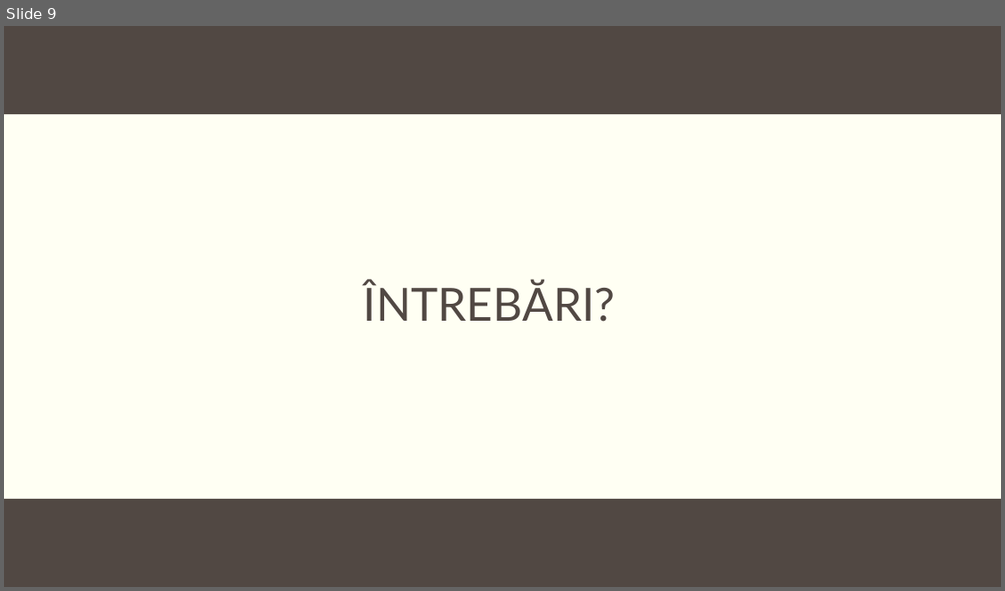
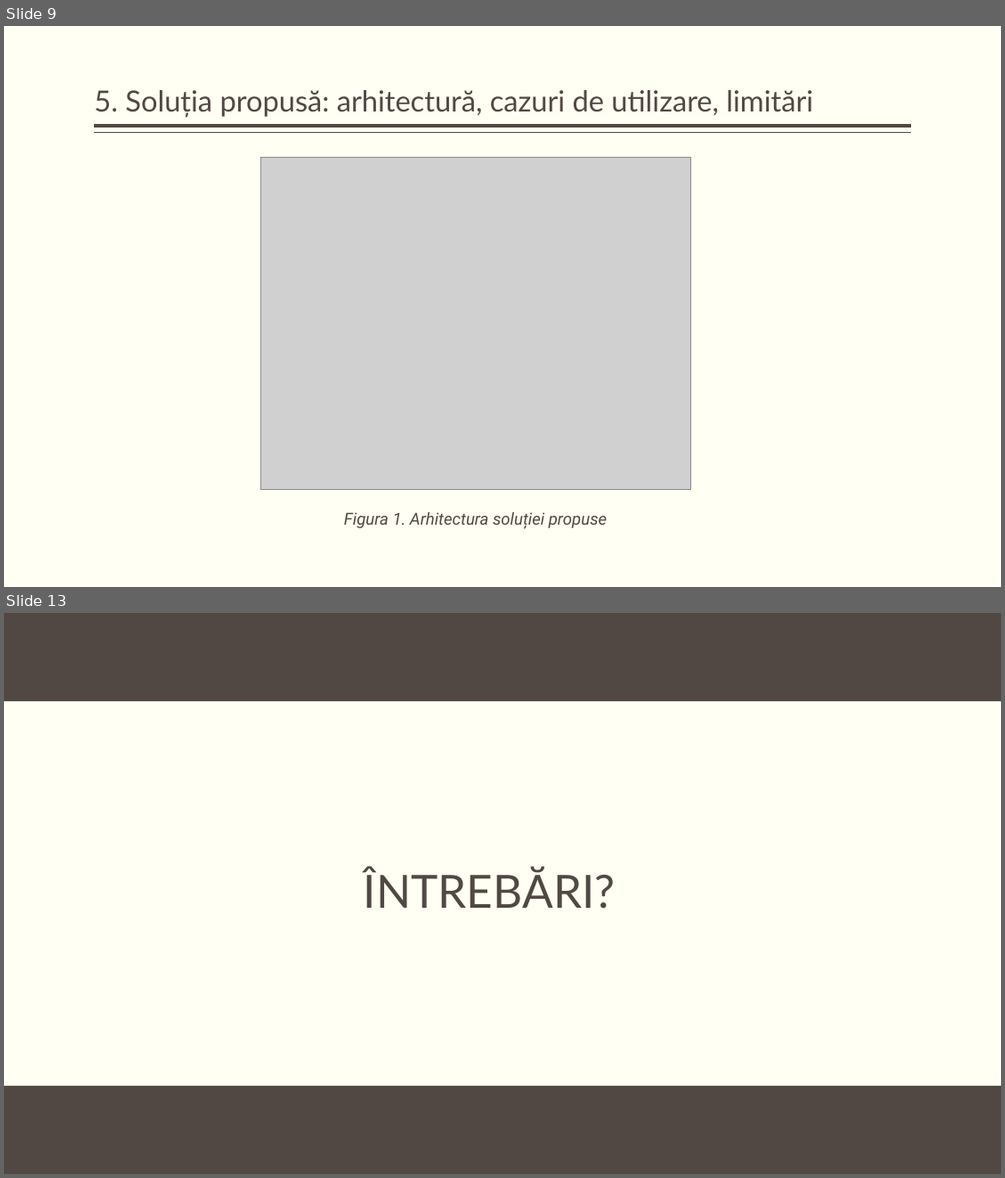
Before and after one commit to KaynRO/Proiect-Licenta, a slide deck: docs/Embedded Devices Malware Detection, Prevention & Centralization.pptx. Shown one above the other, each under a label of ours: slide 9 before the commit, slides 9 and 13 after it; the slides between them are not shown. The pictures are 1005x591 and 1005x1178 pixels, drawn with LibreOffice and Linux fonts; fonts in the diff are those of the drawing; grey boxes stand for pictures; background and template pictures are left out. Boxes give left, top, right and bottom in pixels: in the first picture for what was removed or moved away, otherwise in the second. Text is boxed around its words. In the diff, an @@ line names an element or a change of style, - is before the commit and + after.

```diff
--- a/docs/Embedded Devices Malware Detection, Prevention & Centralization.pptx
+++ b/docs/Embedded Devices Malware Detection, Prevention & Centralization.pptx
@@ slide 9 added at (4,26,1001,587), background #FFFFF3 @@
@@ title added at (94,90,813,117), 28 pt, text #514843 @@
+5. Soluția propusă: arhitectură, cazuri de utilizare, limitări
@@ line added from (911, 126) to (95, 126), #514843 3 pt @@
@@ line added from (911, 133) to (95, 133), #514843 1 pt @@
@@ picture added at (260,157,690,489) @@
@@ text added at (344,512,607,529), 16 pt, text #514843, italic @@
+Figura 1. Arhitectura soluției propuse
@@ what was slide 9 is now slide 13 @@
```
Also in this commit, not shown: 8 slides changed, 3 other slides added, 4 other files.
